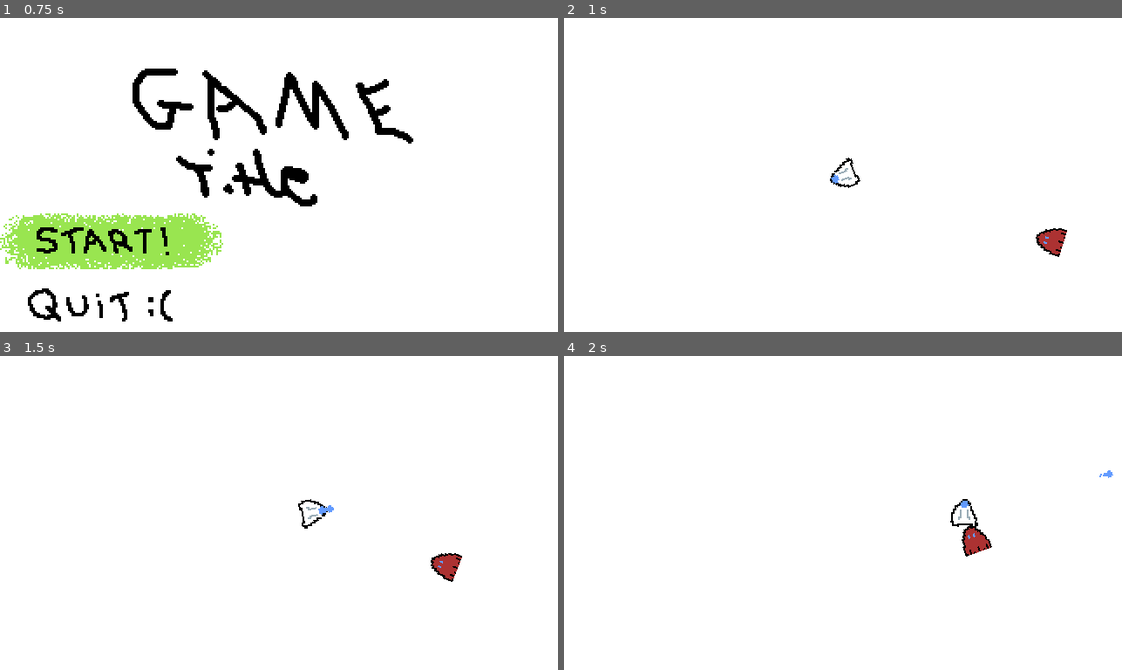
Above: before the commit, frames 1-4 (two rows, left to right).
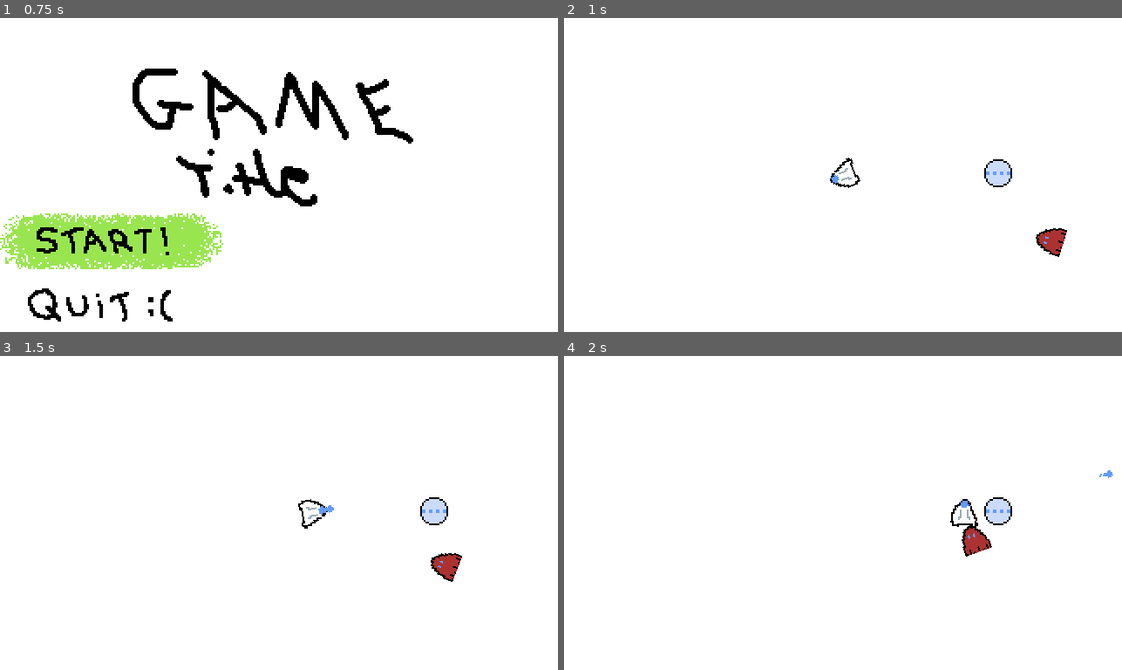
Above: after the commit, the same moments.

Repository: qbradq/gwj44
Game: Godot game, scene res://Scenes/Menu.tscn
Same seed, same stepped clock (60 frames per second), same inputs: the game is played once before the commit and once after it.
Inputs (mouse positions are in pixels of both pictures, inside the frame that each line leads up to):
- Up to frame 1 (0.75 s): click (111, 240) at 0.5 s
- Up to frame 2 (1 s): no input
- Up to frame 3 (1.5 s): move the mouse to (401, 497) at 1.27 s; hold Right (ui_right) from 1.28 s (still down); click (401, 497) at 1.42 s
- Up to frame 4 (2 s): keep holding Right (ui_right)

Frame 1 is identical in both runs. In frame 2, 0.4% of the frame differs, in the area x 75-81%, y 45-54%; in frame 3, 0.4%; in frame 4, 0.4%.

Commit message:
Added gun powerups

Diff:
--- a/Scenes/Gun/Gun.gd
+++ b/Scenes/Gun/Gun.gd
@@ -1,7 +1,10 @@
 extends Node2D
 
 var bullet_scene:PackedScene = preload("res://Scenes/Player/PlayerBullet.tscn")
+
 export var shot_cooldown_time:float = 0.25
+export var ammo:int = 100
+export var infinite_ammo:bool = false
 
 var shoot_cooldown:float
 
@@ -13,6 +16,10 @@
 
 
 func shoot_bullet():
+	if ammo <= 0:
+		return
+	if not infinite_ammo:
+		ammo -= 1
 	$FireAudio.play()
 	var bullet = bullet_scene.instance()
 	bullet.global_transform = global_transform
@@ -20,3 +27,6 @@
 
 func reset():
 	shoot_cooldown = 0.0
+
+func has_ammo()->bool:
+	return ammo > 0
--- a/Scenes/Level/Level.tscn
+++ b/Scenes/Level/Level.tscn
@@ -1,9 +1,10 @@
-[gd_scene load_steps=5 format=2]
+[gd_scene load_steps=6 format=2]
 
 [ext_resource path="res://Scenes/Player/Player.tscn" type="PackedScene" id=1]
 [ext_resource path="res://Scenes/Enemy/Bugoid.tscn" type="PackedScene" id=2]
 [ext_resource path="res://Scenes/Level/Spawner.tscn" type="PackedScene" id=3]
 [ext_resource path="res://Scenes/Level/Level.gd" type="Script" id=4]
+[ext_resource path="res://Scenes/PowerUp/PowerUp.tscn" type="PackedScene" id=5]
 
 [node name="Level" type="Node2D"]
 script = ExtResource( 4 )
@@ -21,4 +22,7 @@
 [node name="Enemy" parent="." instance=ExtResource( 2 )]
 position = Vector2( 285, 129 )
 
+[node name="PowerUp" parent="." instance=ExtResource( 5 )]
+position = Vector2( 249, 89 )
+
 [connection signal="timeout" from="AfterDeathTimer" to="." method="_on_AfterDeathTimer_timeout"]
--- a/Scenes/Player/Player.gd
+++ b/Scenes/Player/Player.gd
@@ -3,11 +3,16 @@
 const SPEED:float = 100.0
 
 var sparks_scene:PackedScene = load("res://Scenes/Bits/Sparks.tscn")
+var default_gun_scene:PackedScene = load("res://Scenes/Gun/Gun.tscn")
 
 var velocity:Vector2
+var default_gun:Node2D
 
 func _ready():
 	add_to_group("player")
+	default_gun = default_gun_scene.instance()
+	default_gun.infinite_ammo = true
+	change_gun(default_gun)
 
 func _physics_process(delta):
 	# Movement
@@ -29,6 +34,8 @@
 	# Shooting
 	if Input.is_mouse_button_pressed(1):
 		$Gun.shoot(delta)
+		if not $Gun.has_ammo():
+			change_gun(default_gun)
 	else:
 		$Gun.reset()
 
@@ -52,6 +59,8 @@
 
 func change_gun(new_gun):
 	remove_child($Gun)
+	if new_gun.get_parent():
+		new_gun.get_parent().remove_child(new_gun)
 	new_gun.name = "Gun"
 	new_gun.position = Vector2.ZERO
 	add_child(new_gun)
--- /dev/null
+++ b/Scenes/PowerUp/PowerUp.gd
@@ -0,0 +1,9 @@
+extends Area2D
+
+export var gun_scene:PackedScene = load("res://Scenes/Gun/Rapid.tscn")
+
+func _on_PowerUp_area_entered(area):
+	if area.is_in_group("player"):
+		var gun = gun_scene.instance()
+		area.change_gun(gun)
+		queue_free()
--- /dev/null
+++ b/Scenes/PowerUp/PowerUp.tscn
@@ -0,0 +1,18 @@
+[gd_scene load_steps=4 format=2]
+
+[ext_resource path="res://Scenes/PowerUp/PowerUp.gd" type="Script" id=1]
+[ext_resource path="res://Art/PowerUp/rapid.png" type="Texture" id=2]
+
+[sub_resource type="CircleShape2D" id=1]
+radius = 12.0
+
+[node name="PowerUp" type="Area2D"]
+script = ExtResource( 1 )
+
+[node name="Sprite" type="Sprite" parent="."]
+texture = ExtResource( 2 )
+
+[node name="CollisionShape2D" type="CollisionShape2D" parent="."]
+shape = SubResource( 1 )
+
+[connection signal="area_entered" from="." to="." method="_on_PowerUp_area_entered"]
Binary file added: Art/PowerUp/rapid.png
Not shown, added: Art/PowerUp/rapid.png.import
